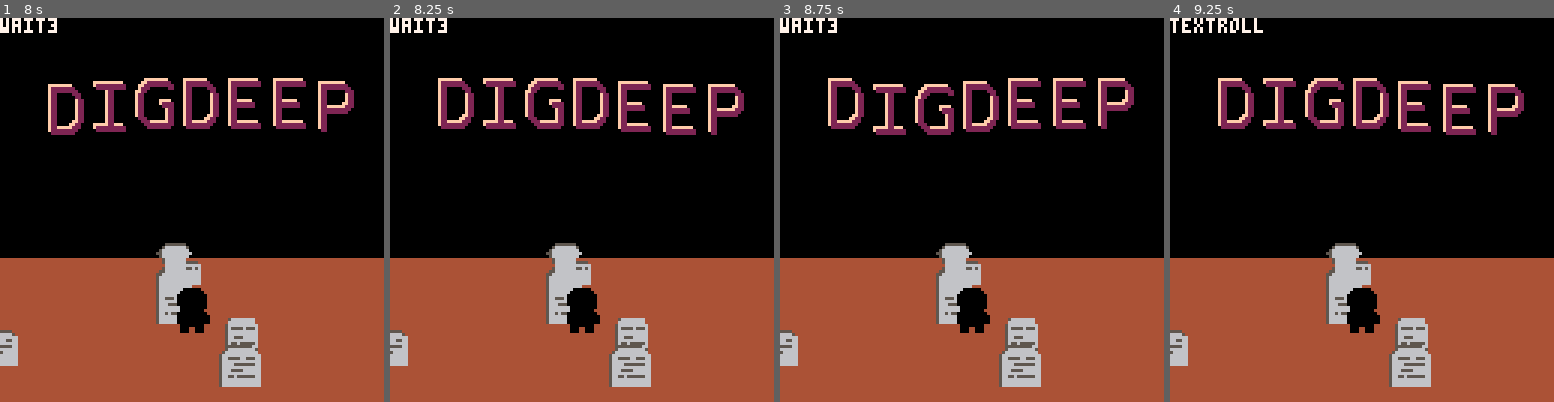
Above: before the commit, frames 1-4 (left to right).
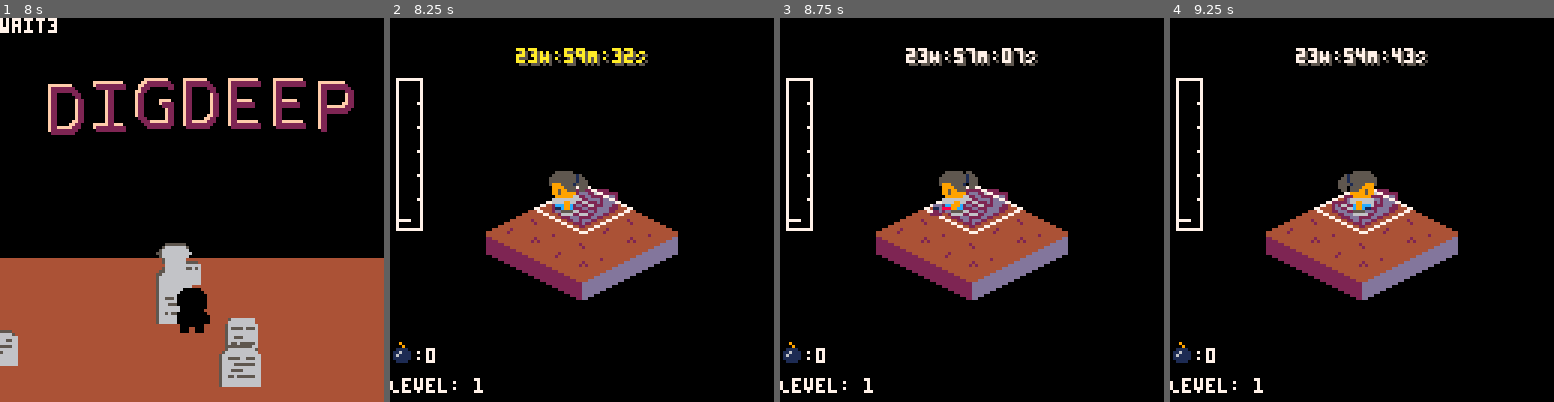
Above: after the commit, the same moments.

Repository: scottnm/collards.p8
Game: PICO-8 cartridge collards.p8
Two runs of this game, one before a commit and one after it. Both use one fixed random seed, a clock stepped at 60 frames per second and the inputs below.
Inputs:
- Up to frame 1 (8 s): tap X (X key) at 0.33, 1.07, 1.85, 2.97, 4.08, 5.2, 6.32, 7.43 s; tap O (Z key) at 0.7, 1.7, 2.1, 2.5, 2.9, 3.3, 3.7, 4.1, 4.5, 4.9, 5.3, 5.7, 6.1, 6.5, 6.9, 7.3, 7.7 s; hold Right 1.6-2.1 s; hold Up 2.15-2.42 s; hold Right 2.47-3.03 s; hold Left 3.08-3.58 s; hold Down 3.63-3.97 s; hold Right 4.02-4.68 s; hold Up 4.73-5.03 s; hold Left 5.08-5.68 s; hold Down 5.73-6.03 s; hold Right 6.08-6.58 s; hold Right 6.63-7.13 s; hold Up 7.18-7.45 s; hold Right from 7.5 s (still down)
- Up to frame 2 (8.25 s): release Right at 8.07 s; tap O (Z key) at 8.1 s; hold Left from 8.12 s (still down)
- Up to frame 3 (8.75 s): tap O (Z key) at 8.5 s; tap X (X key) at 8.55 s; release Left at 8.62 s; hold Down from 8.67 s (still down)
- Up to frame 4 (9.25 s): tap O (Z key) at 8.9 s; release Down at 9 s; hold Right from 9.05 s (still down)

Frame 1 is identical in both runs. In frame 2, 50% of the frame differs, in the area x 0-100%, y 0-100%; in frame 3, 50%; in frame 4, 50%.

Commit message:
tweak timing

Diff:
--- a/pregame.lua
+++ b/pregame.lua
@@ -90,7 +90,7 @@
         g_dig_count -= 1
         if g_dig_count == 0 then
             g_subphase = "wait3"
-            g_wait3_count = 90
+            g_wait3_count = 60
         end
     elseif g_subphase == "wait3" then
         update_anim(g_player, g_anims.IdleUpLeft)
@@ -98,7 +98,7 @@
         if g_wait3_count == 0 then
             sfx(Sfxs.DownStairs)
             g_subphase = "textroll"
-            g_textroll_count = 90
+            g_textroll_count = 1 -- FIXME: add the text rool
         end
     elseif g_subphase == "textroll" then
         g_textroll_count -= 1
